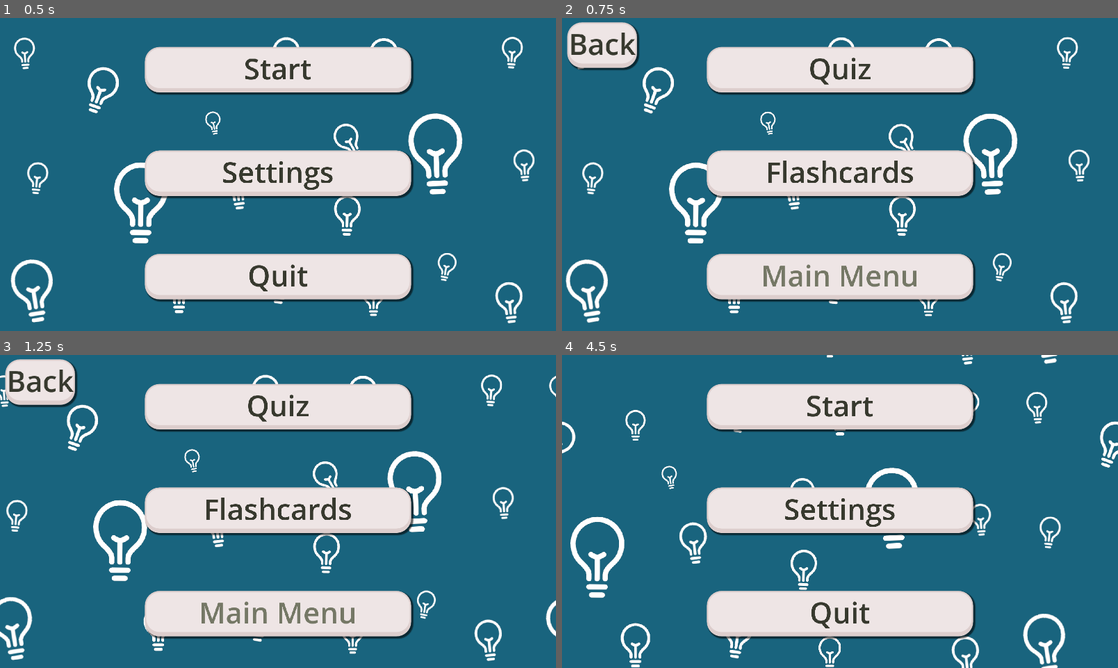
Above: before the commit, frames 1-4 (two rows, left to right).
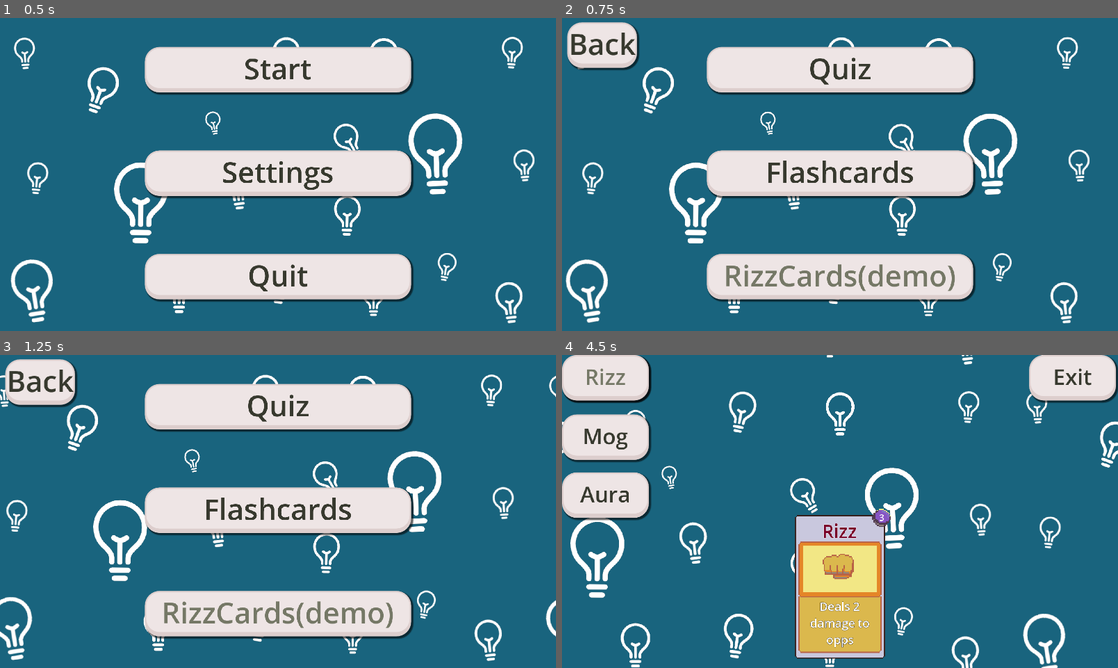
Above: after the commit, the same moments.

Repository: mosusg/brainrot-translator
Game: Godot game, scene res://scenes/menu.tscn
Same seed, same stepped clock (60 frames per second), same inputs: the game is played once before the commit and once after it.
Inputs (mouse positions are in pixels of both pictures, inside the frame that each line leads up to):
- Up to frame 1 (0.5 s): no input
- Up to frame 2 (0.75 s): click "Start" at 0.5 s
- Up to frame 3 (1.25 s): no input
- Up to frame 4 (4.5 s): click "Quiz" at 1.25 s; click "Back" at 2 s; click "Main Menu" (after the commit: "RizzCards(demo)") at 2.75 s; click (840, 408) at 3.5 s, where only the run before the commit has a clickable "Start"; click (606, 376) at 4.25 s, where only the run after the commit has a clickable "Rizz"

Frame 1 is identical in both runs. In frame 2, 1.2% of the frame differs, in the area x 29-71%, y 78-88%; in frame 3, 1.2%; in frame 4, 35%, in the area x 0-100%, y 0-98%.

Commit message:
connecting rizzcards demo tm

Diff:
--- a/scenes/app.tscn
+++ b/scenes/app.tscn
@@ -169,7 +169,7 @@
 theme_override_styles/hover = ExtResource("2_dmsei")
 theme_override_styles/pressed = ExtResource("3_cl6f3")
 theme_override_styles/normal = ExtResource("2_dmsei")
-text = "Main Menu"
+text = "RizzCards(demo)"
 
 [node name="Back" type="Button" parent="."]
 layout_mode = 0
--- a/scenes/deck_hand.tscn
+++ b/scenes/deck_hand.tscn
@@ -107,3 +107,4 @@
 [connection signal="pressed" from="CanvasLayer/Rizz" to="." method="_on_rizz_pressed"]
 [connection signal="pressed" from="CanvasLayer/Mog" to="." method="_on_mog_pressed"]
 [connection signal="pressed" from="CanvasLayer/Aura" to="." method="_on_aura_pressed"]
+[connection signal="pressed" from="CanvasLayer/Exit" to="." method="_on_exit_pressed"]
--- a/scripts/app.gd
+++ b/scripts/app.gd
@@ -17,7 +17,7 @@
 	get_tree().change_scene_to_file("res://scenes/flashcards.tscn")
 
 func _on_option_3_pressed() -> void:
-	get_tree().change_scene_to_file("res://scenes/menu.tscn")
+	get_tree().change_scene_to_file("res://scenes/deck_hand.tscn")
 
 func _on_back_pressed() -> void:
 	if decisionButtons.visible:
--- a/scripts/deck_hand.gd
+++ b/scripts/deck_hand.gd
@@ -27,3 +27,7 @@
 	var aura_card = aura_card_scene.instantiate()
 	hand.add_card(aura_card)
 	print("aura card added")
+
+
+func _on_exit_pressed() -> void:
+	get_tree().change_scene_to_file("res://scenes/app.tscn")
